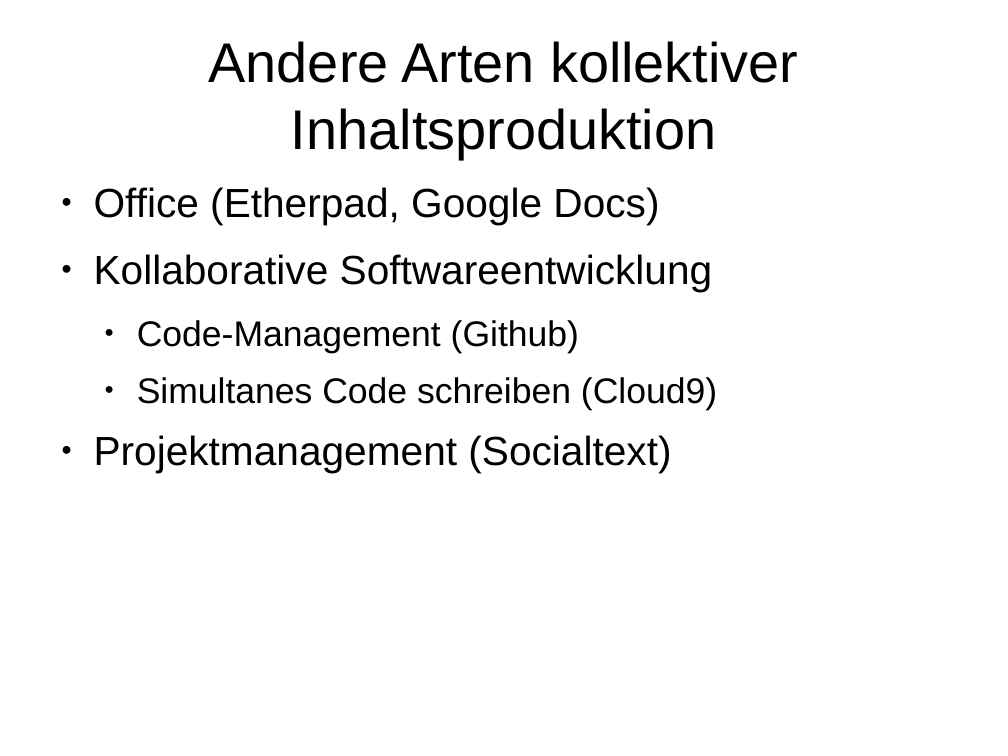
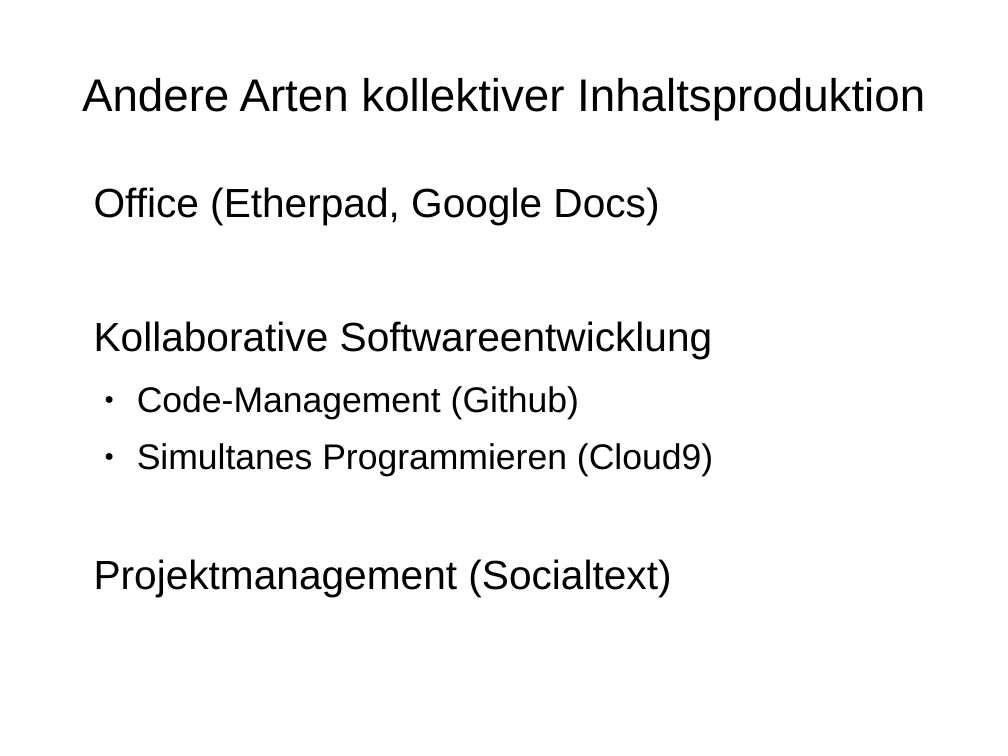
Before and after one commit to rommsen/Seminar_1905, a slide deck: slide 1 of referat/Kapitel4.odp. Drawn at 1008x756 pixels with LibreOffice and Linux fonts; fonts in the diff are those of the drawing. Boxes give left, top, right and bottom in pixels: in the first picture for what was removed or moved away, otherwise in the second. Text is boxed around its words. In the diff, an @@ line names an element or a change of style, - is before the commit and + after.

```diff
--- a/referat/Kapitel4.odp
+++ b/referat/Kapitel4.odp
@@ title "Andere Arten kollektiver Inhaltsproduktion" at <box>82,78,925,120</box>: size 44 to 36 pt @@
@@ text at <box>94,187,713,596</box>: bullet ● to none @@
@@ text at <box>137,443,713,477</box>: text changed @@
-  ● Simultanes Code schreiben (Cloud9)
+  ● Simultanes Programmieren (Cloud9)
```
Also in this commit, not shown: 12 other slides changed, 4 slides added, 2 slides removed, 34 other files.
